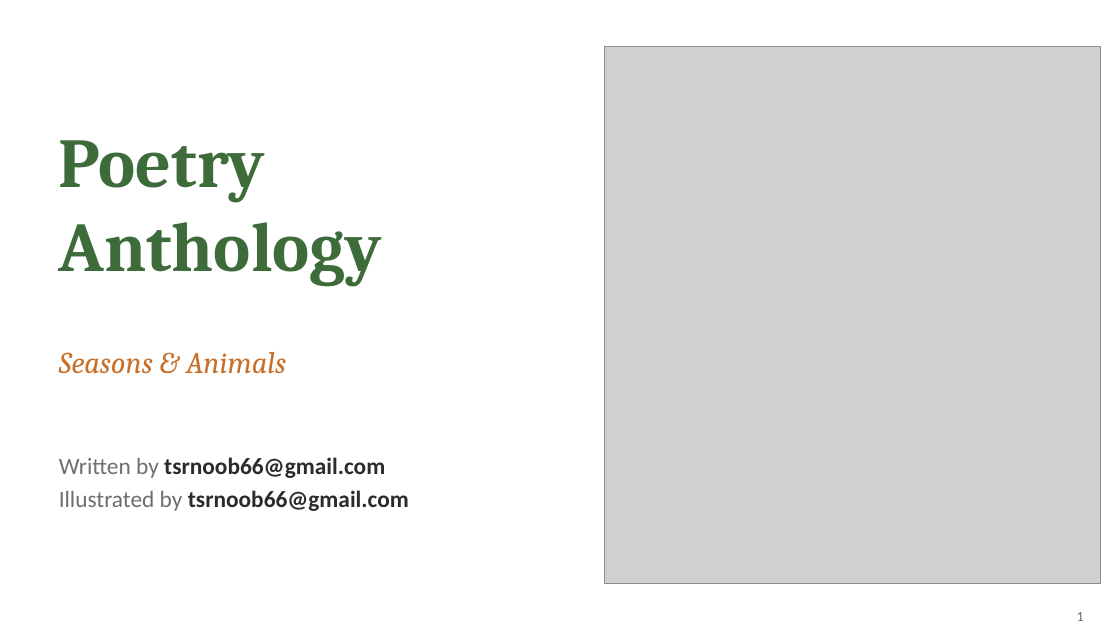
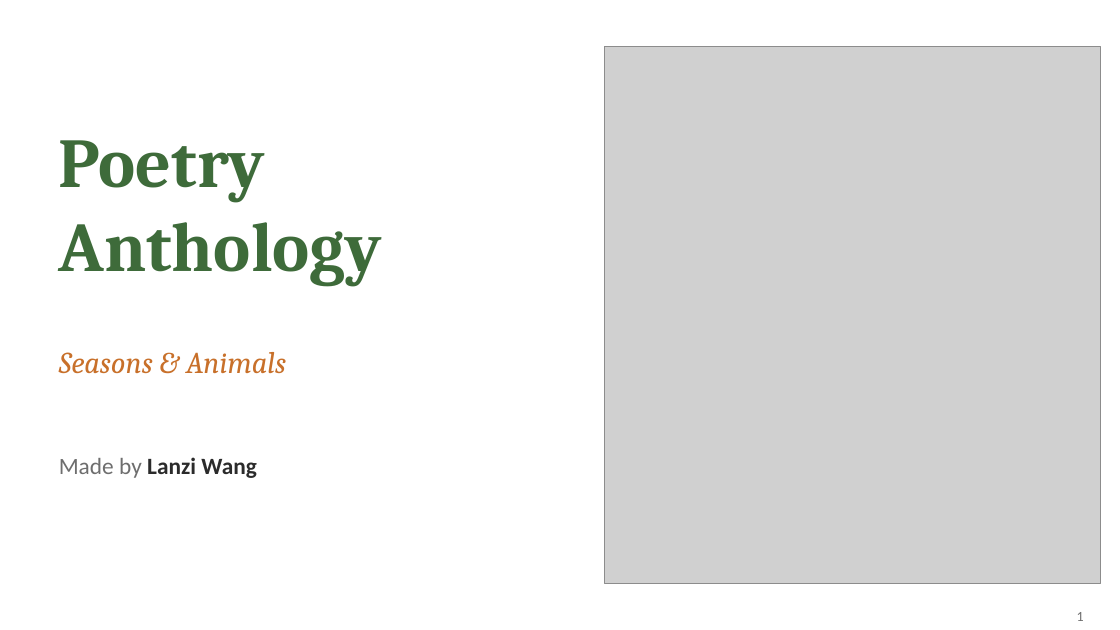
Before and after one commit to tsrnoob/placeholder-, a slide deck: slide 1 of Poetry_Anthology.pptx. Drawn at 1120x630 pixels with LibreOffice and Linux fonts; fonts in the diff are those of the drawing; grey boxes stand for pictures. Boxes give left, top, right and bottom in pixels: in the first picture for what was removed or moved away, otherwise in the second. Text is boxed around its words. In the diff, an @@ line names an element or a change of style, - is before the commit and + after.

```diff
--- a/Poetry_Anthology.pptx
+++ b/Poetry_Anthology.pptx
@@ text at box(59, 457, 257, 478): text changed @@
-Written by tsrnoob66@gmail.com
-Illustrated by tsrnoob66@gmail.com
+Made by Lanzi Wang
```
Also in this commit, not shown: 1 other slide changed.
